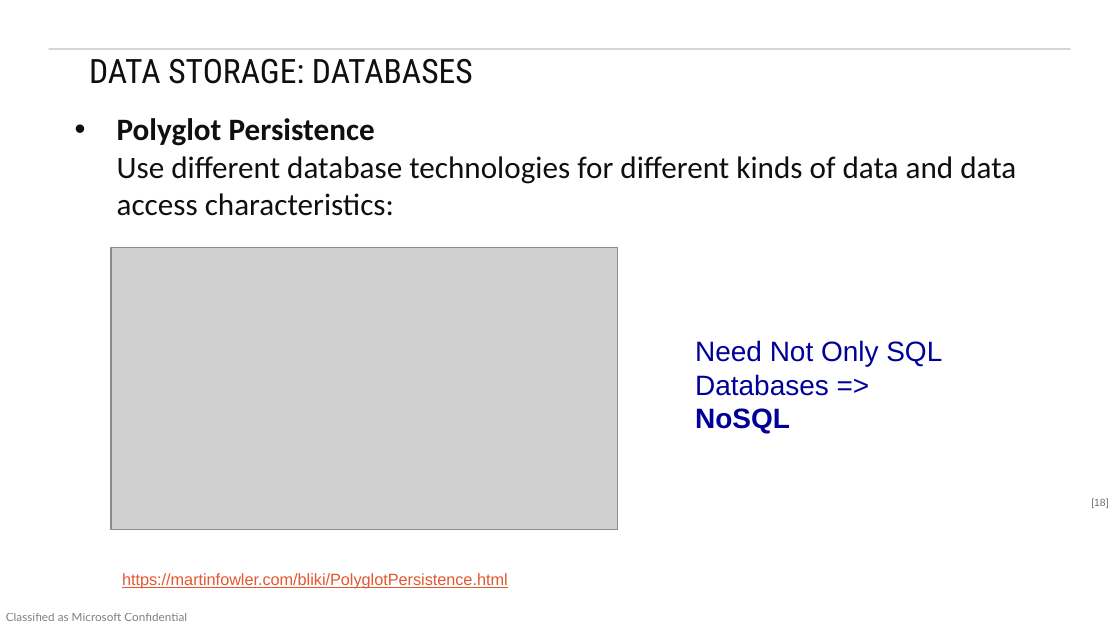
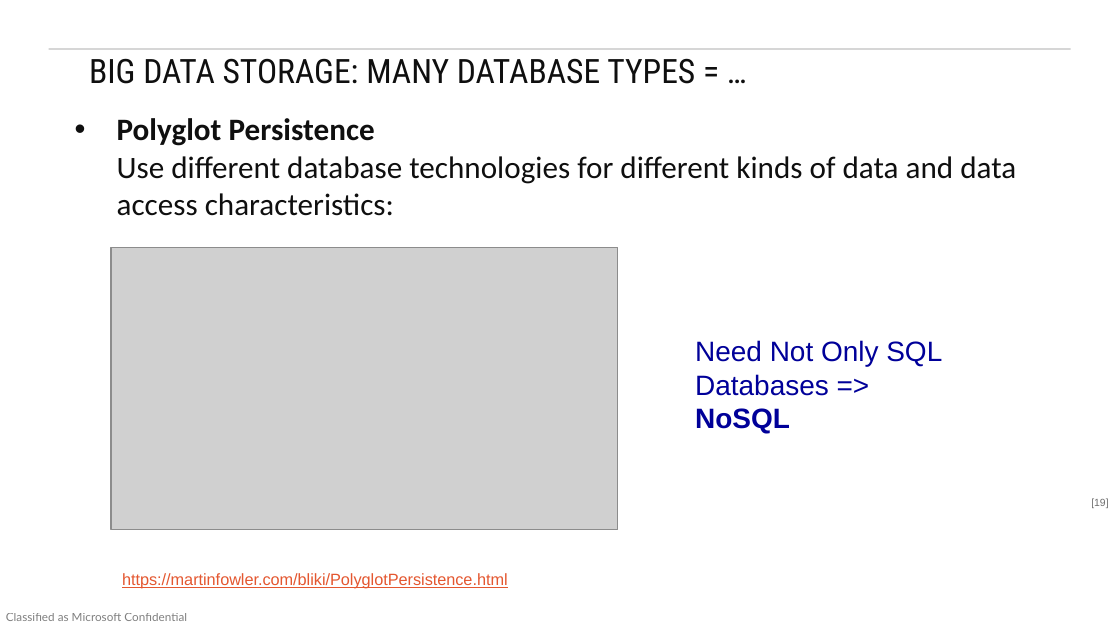
Before and after one commit to maelstromdat/MediTechBigData, a slide deck: slide 19 of 6. Big Data Architecture.pptx (slide 18 before the commit). Drawn at 1120x630 pixels with LibreOffice and Linux fonts; fonts in the diff are those of the drawing; grey boxes stand for pictures; background and template pictures are left out. Boxes give left, top, right and bottom in pixels: in the first picture for what was removed or moved away, otherwise in the second. Text is boxed around its words. In the diff, an @@ line names an element or a change of style, - is before the commit and + after.

```diff
--- a/6. Big Data Architecture.pptx
+++ b/6. Big Data Architecture.pptx
@@ title at [89,58,695,84]: text changed @@
-DATA STORAGE: DATABASES
+BIG DATA STORAGE: MANY DATABASE TYPES = …
```
Also in this commit, not shown: 1 slide added.
